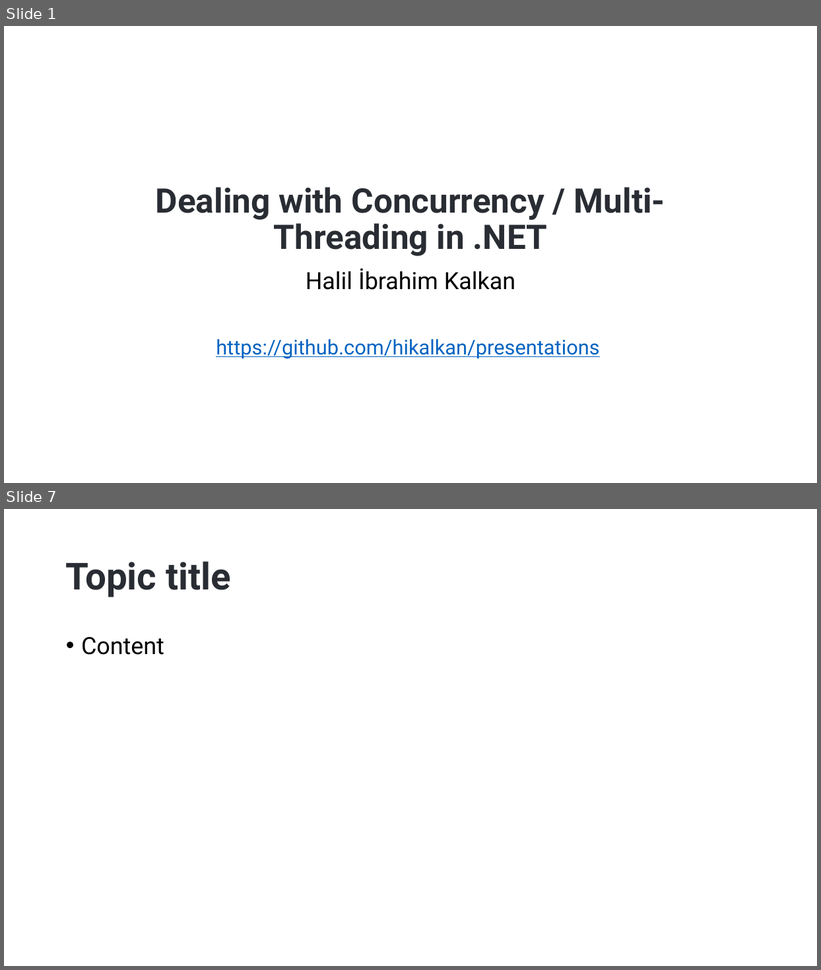
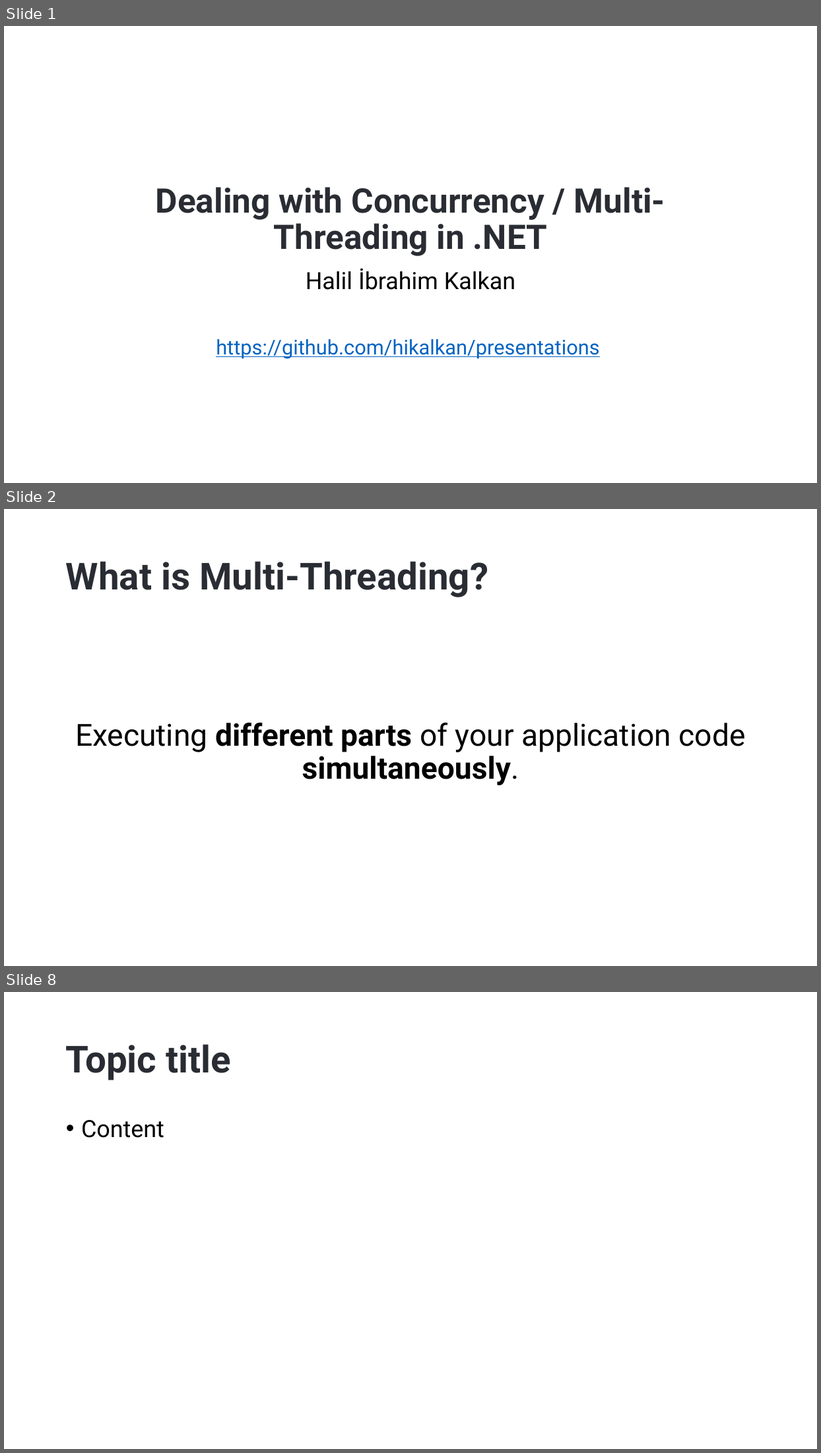
Before and after one commit to hikalkan/presentations, a slide deck: 2023-06-01 Dealing with Concurrency - Multi-Threading in Dotnet/Dotnet-Multi-Threading.pptx. Shown one above the other, each under a label of ours: slides 1 and 7 before the commit, slides 1, 2 and 8 after it; the slides between them are not shown. The pictures are 821x970 and 821x1453 pixels, drawn with LibreOffice and Linux fonts; fonts in the diff are those of the drawing; background and template pictures are left out. Boxes give left, top, right and bottom in pixels: in the first picture for what was removed or moved away, otherwise in the second. Text is boxed around its words. In the diff, an @@ line names an element or a change of style, - is before the commit and + after.

```diff
--- a/2023-06-01 Dealing with Concurrency - Multi-Threading in Dotnet/Dotnet-Multi-Threading.pptx
+++ b/2023-06-01 Dealing with Concurrency - Multi-Threading in Dotnet/Dotnet-Multi-Threading.pptx
@@ slide 2 added at [4, 509, 817, 966], background picture (left out) @@
@@ title added at [66, 561, 488, 597], 44 pt, text #292D33, bold @@
+What is Multi-Threading?
@@ text added at [75, 723, 746, 786], 36 pt, text #000000 @@
+Executing different parts of your application code simultaneously.
@@ what was slide 7 is now slide 8 @@
```
Also in this commit, not shown: 5 other slides added, 5 slides removed, 5 other files.
